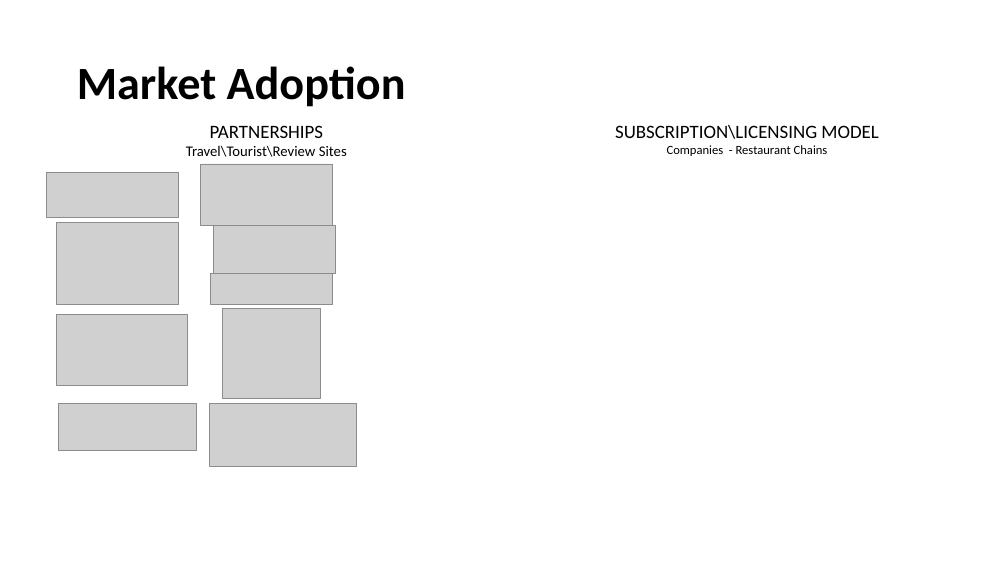
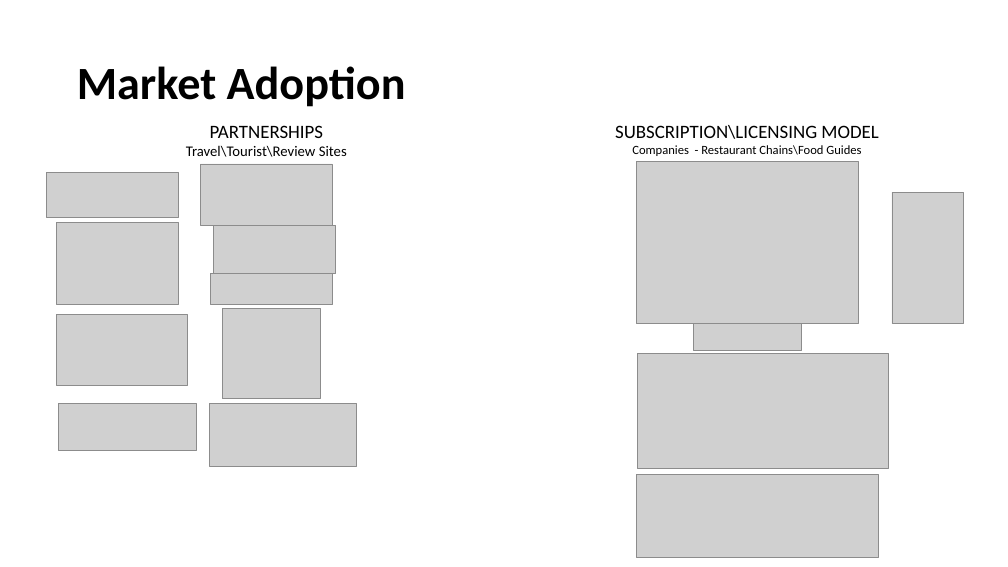
Before and after one commit to fm778/Hello-World, a slide deck: slide 8 of Investor Deck 110718 - Recommendations.pptx. Drawn at 1008x567 pixels with LibreOffice and Linux fonts; fonts in the diff are those of the drawing; grey boxes stand for pictures. Boxes give left, top, right and bottom in pixels: in the first picture for what was removed or moved away, otherwise in the second. Text is boxed around its words. In the diff, an @@ line names an element or a change of style, - is before the commit and + after.

```diff
--- a/Investor Deck 110718 - Recommendations.pptx
+++ b/Investor Deck 110718 - Recommendations.pptx
@@ text at (632,145,861,156): text changed @@
-Companies - Restaurant Chains
+Companies - Restaurant Chains\Food Guides
@@ picture added at (636,162,858,324) @@
@@ picture added at (892,192,964,324) @@
@@ picture added at (693,324,802,350) @@
@@ picture added at (638,354,889,469) @@
@@ picture added at (636,475,879,557) @@
```
Also in this commit, not shown: 3 other slides changed, 1 slide added, 1 slide removed, 1 other file.
